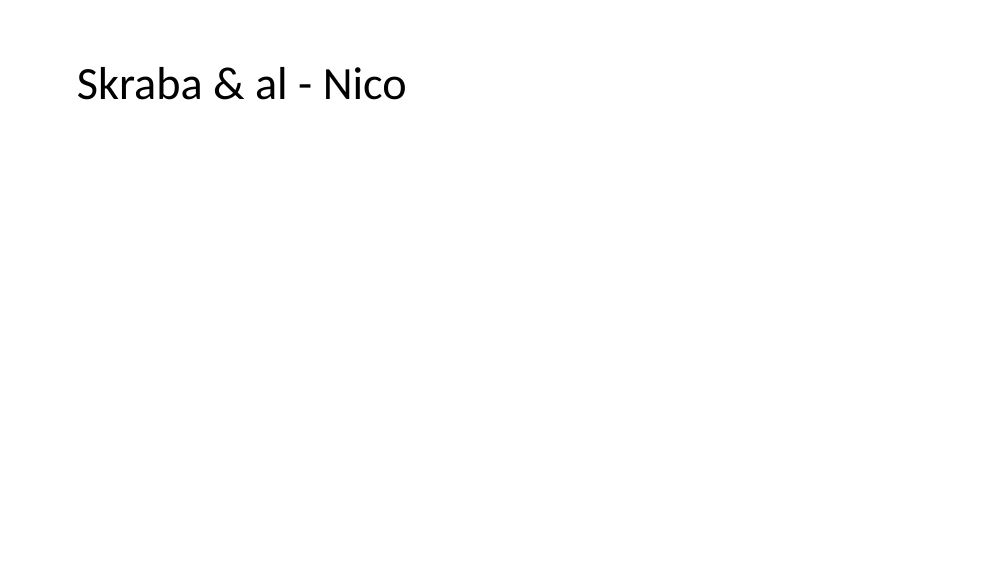
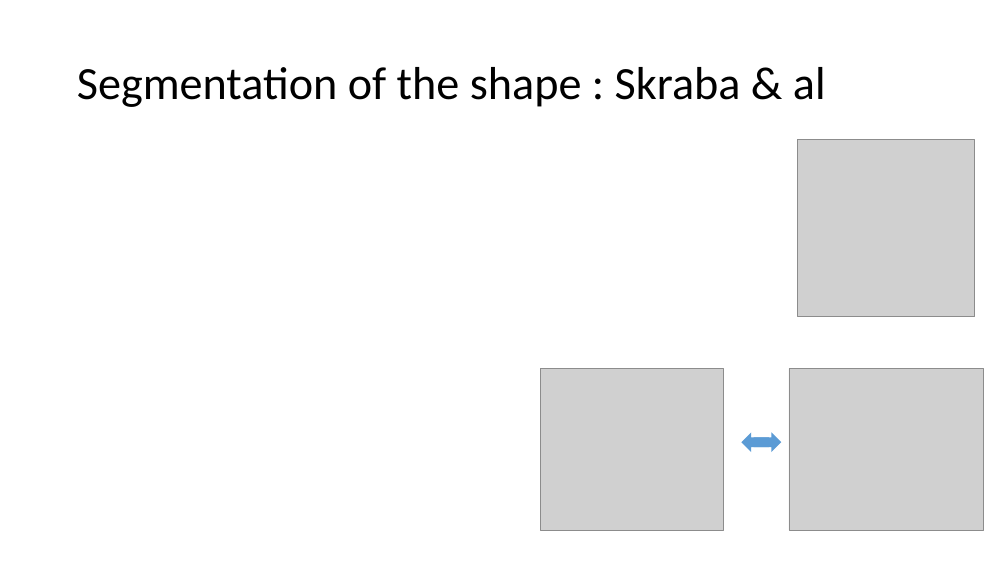
Before and after one commit to Al-th/MVA_Project_FunctionalMaps, a slide deck: slide 11 of Report/Presentation.pptx (slide 12 before the commit). Drawn at 1008x567 pixels with LibreOffice and Linux fonts; fonts in the diff are those of the drawing; grey boxes stand for pictures. Boxes give left, top, right and bottom in pixels: in the first picture for what was removed or moved away, otherwise in the second. Text is boxed around its words. In the diff, an @@ line names an element or a change of style, - is before the commit and + after.

Commit message:
slide nico

```diff
--- a/Report/Presentation.pptx
+++ b/Report/Presentation.pptx
@@ title at (77,67,826,107): text changed @@
-Skraba & al - Nico
+Segmentation of the shape : Skraba & al
@@ picture added at (798,140,975,317) @@
@@ picture added at (541,369,723,531) @@
@@ picture added at (789,369,985,531) @@
@@ right arrow added at (742,433,769,452), fill #5B9BD5 @@
@@ right arrow added at (754,433,781,452), fill #5B9BD5 @@
```
Also in this commit, not shown: 3 other slides changed, 8 slides added, 10 slides removed, 11 other files.
